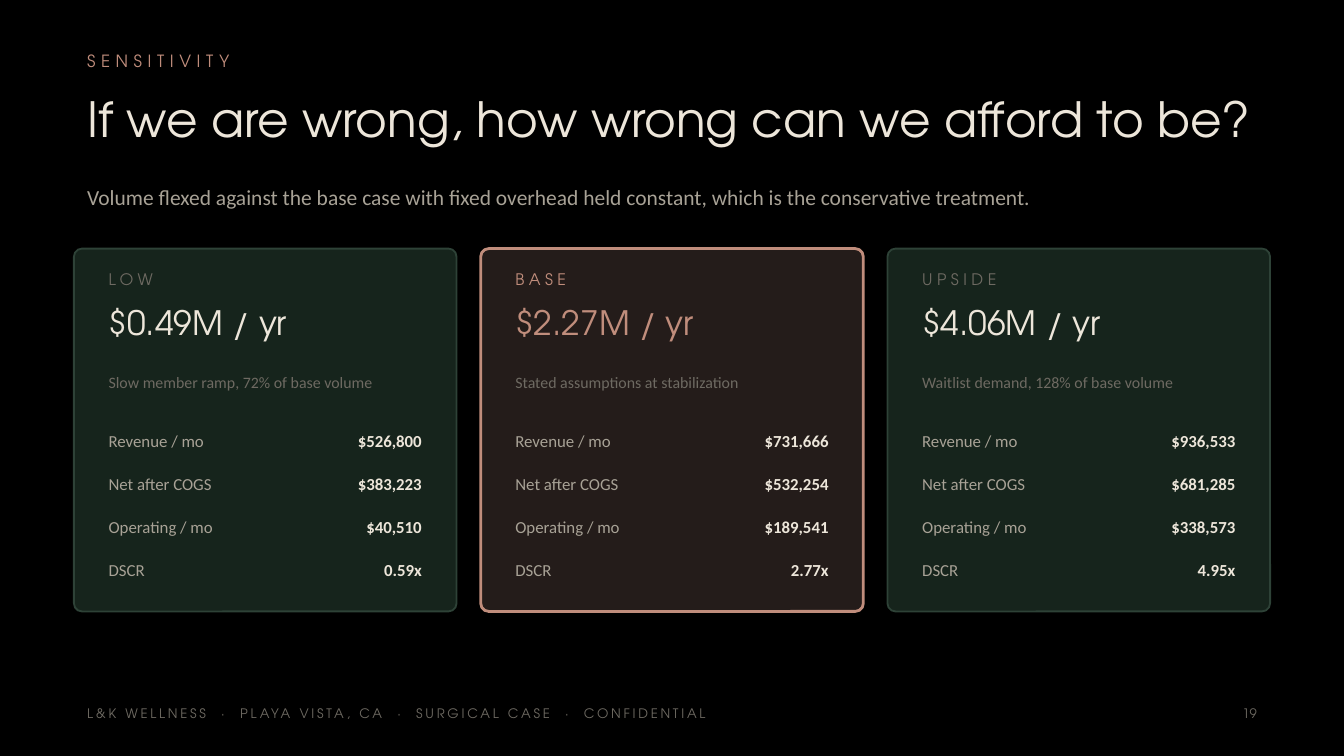
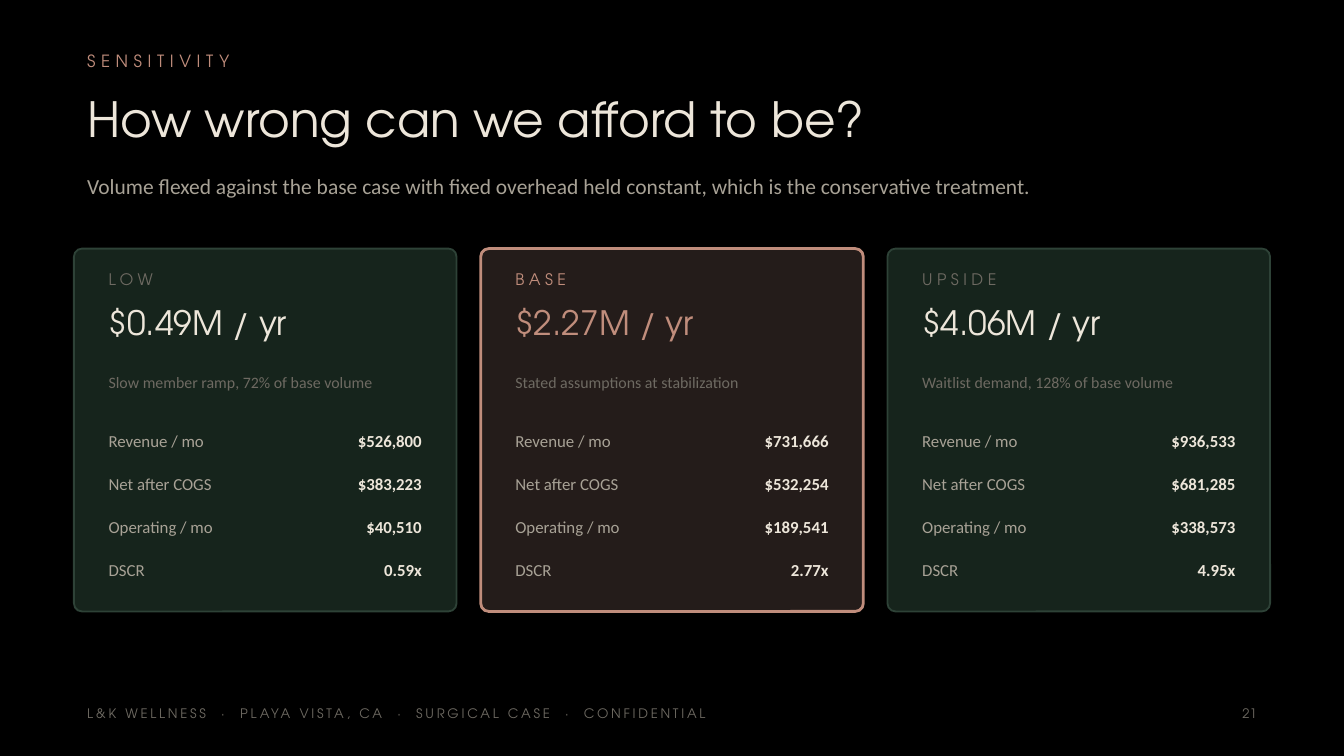
Before and after one commit to apexalpha811/lkwellness_OR, a slide deck: slide 21 of L-K-Wellness-Surgical-5.3M.pptx (slide 19 before the commit). Drawn at 1344x756 pixels with LibreOffice and Linux fonts; fonts in the diff are those of the drawing. Boxes give left, top, right and bottom in pixels: in the first picture for what was removed or moved away, otherwise in the second. Text is boxed around its words. In the diff, an @@ line names an element or a change of style, - is before the commit and + after.

```diff
--- a/L-K-Wellness-Surgical-5.3M.pptx
+++ b/L-K-Wellness-Surgical-5.3M.pptx
@@ text at bbox=[87, 100, 864, 148]: text changed @@
-If we are wrong, how wrong can we afford to be?
+How wrong can we afford to be?
@@ text "Volume flexed against the base ..." at bbox=[87, 179, 1030, 198]: vertical alignment middle to top @@
@@ text at bbox=[1242, 708, 1256, 718]: text changed @@
-19
+21
```
Also in this commit, not shown: 35 other slides changed, 6 slides added, 4 other files.
